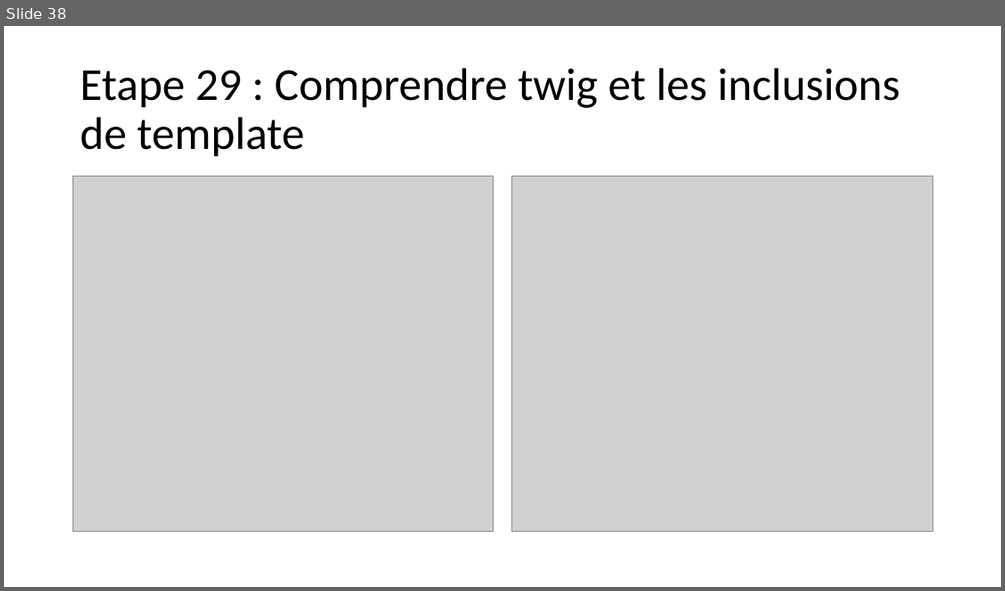
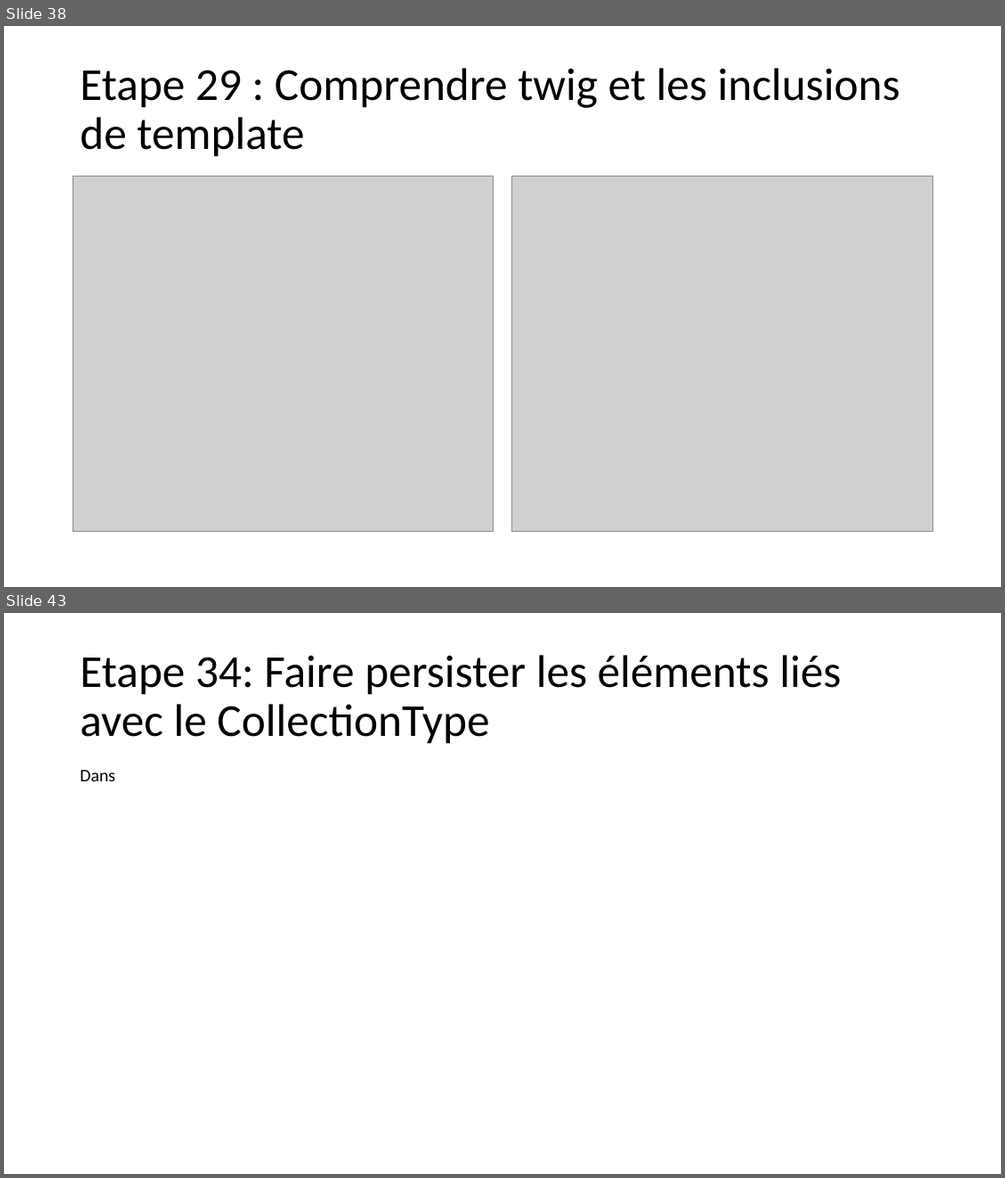
Before and after one commit to SAMTHP/TP_AFPAA, a slide deck: Apprendre symfony.pptx. Shown one above the other, each under a label of ours: slide 38 before the commit, slides 38 and 43 after it; the slides between them are not shown. The pictures are 1005x591 and 1005x1178 pixels, drawn with LibreOffice and Linux fonts; fonts in the diff are those of the drawing; grey boxes stand for pictures. Boxes give left, top, right and bottom in pixels: in the first picture for what was removed or moved away, otherwise in the second. Text is boxed around its words. In the diff, an @@ line names an element or a change of style, - is before the commit and + after.

```diff
--- a/Apprendre symfony.pptx
+++ b/Apprendre symfony.pptx
@@ slide 43 added at [4, 613, 1001, 1174], background #FFFFFF @@
@@ title added at [80, 655, 841, 744], 44 pt, text #000000 @@
+Etape 34: Faire persister les éléments liés avec le CollectionType
@@ text added at [80, 770, 115, 781], 17 pt, text #000000 @@
+Dans
```
Also in this commit, not shown: 4 other slides added, 1 other file.
